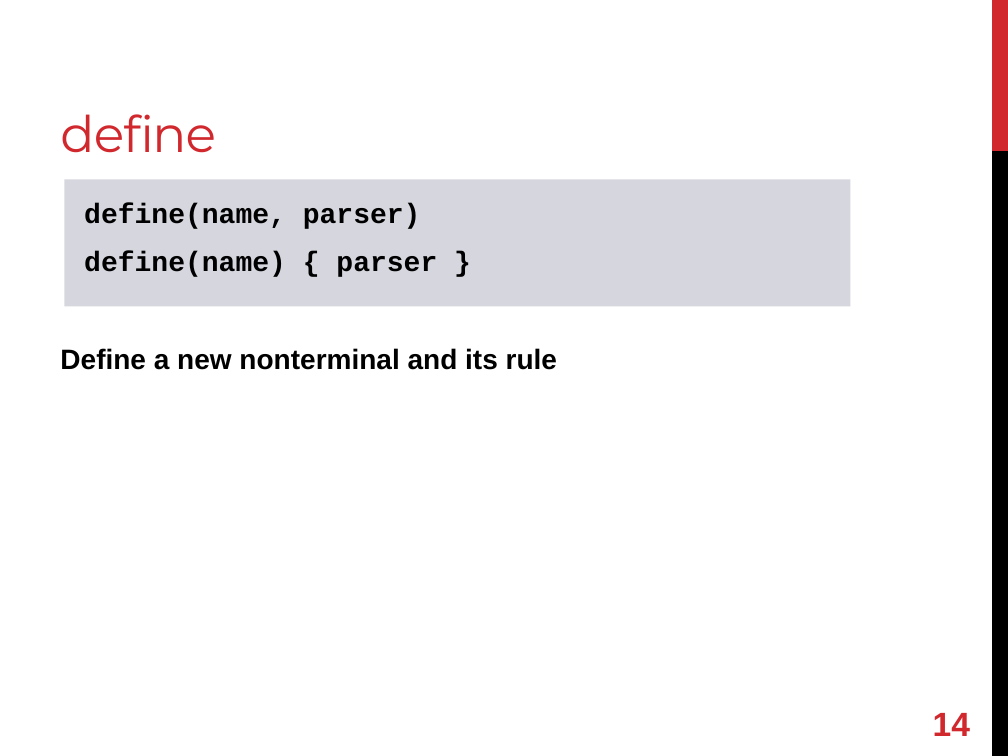
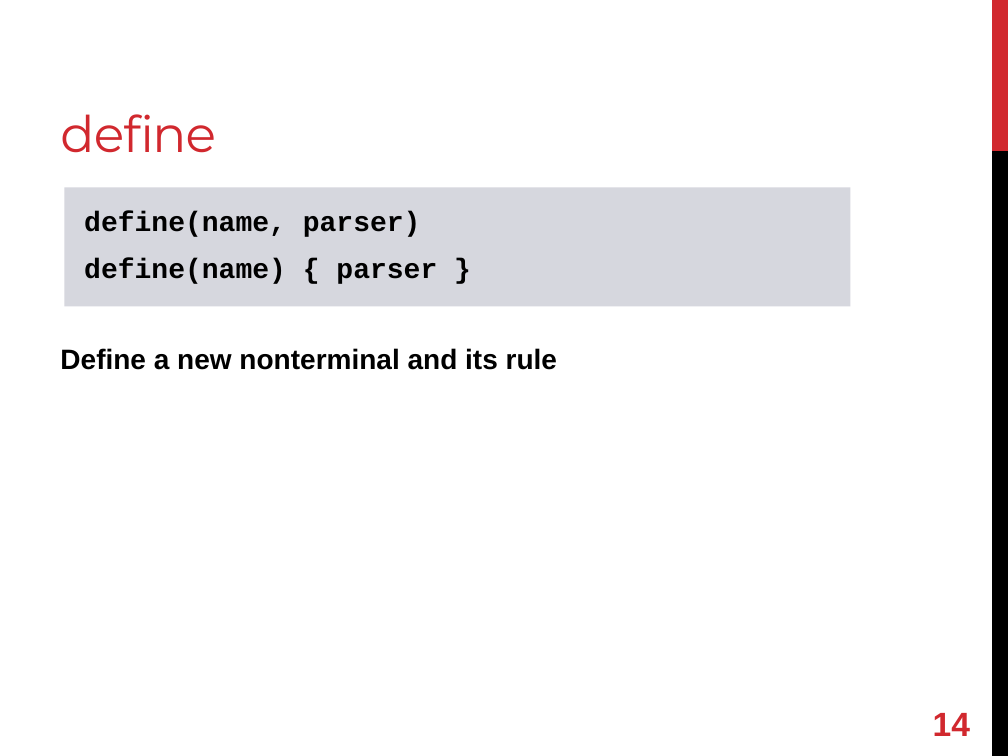
Before and after one commit to shugo/RubyKaigi2013, a slide deck: slide 15 of refining_refinements.pptx. Drawn at 1008x756 pixels with LibreOffice and Linux fonts; fonts in the diff are those of the drawing. Boxes give left, top, right and bottom in pixels: in the first picture for what was removed or moved away, otherwise in the second. Text is boxed around its words. In the diff, an @@ line names an element or a change of style, - is before the commit and + after.

```diff
--- a/refining_refinements.pptx
+++ b/refining_refinements.pptx
@@ rectangle "define(name, parser)": place and size @@
-rectangle "define(name, parser)" at (65, 179, 851, 306)
+rectangle "define(name, parser)" at (65, 187, 851, 306)
```
Also in this commit, not shown: 5 other slides changed, 2 slides added, 1 slide removed.
